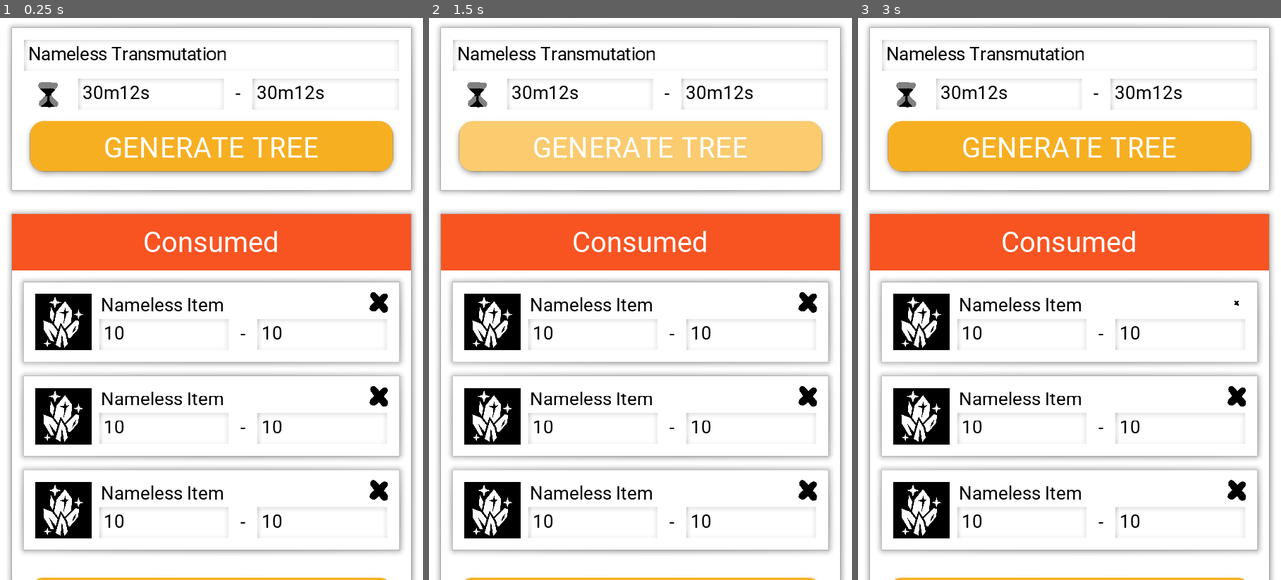
Above: before the commit, frames 1-3 (left to right).
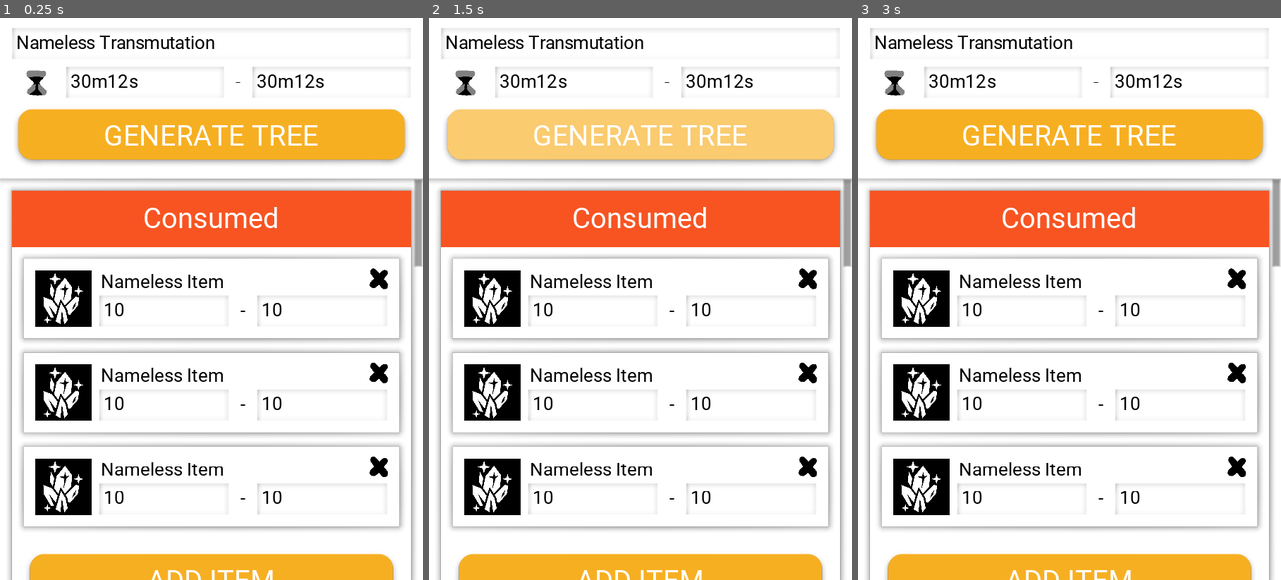
Above: after the commit, the same moments.

Repository: don-tnowe/craftcrafter
Game: Godot game, scene res://layout/screens/edit_transmutation.tscn
Two runs of this game, one before a commit and one after it. Both use one fixed random seed, a clock stepped at 60 frames per second and the inputs below. This scene is started directly instead of the project's main scene.
Inputs (mouse positions are in pixels of both pictures, inside the frame that each line leads up to):
- Up to frame 1 (0.25 s): no input
- Up to frame 2 (1.5 s): click (805, 304) at 0.52 s; click "GENERATE TREE" at 1.25 s
- Up to frame 3 (3 s): click (1056, 299) at 2.02 s; click (1234, 304) at 2.77 s

The runs differ from the first frame. In frame 1, 33% of the frame differs, in the area x 0-100%, y 1-100%; in frame 2, 33%; in frame 3, 33%.

Commit message:
Fix Edit Transmutation for touchscreens

Diff:
--- a/layout/elements/edit_transmutation_entity.tscn
+++ b/layout/elements/edit_transmutation_entity.tscn
@@ -7,35 +7,53 @@
 anchor_right = 1.0
 anchor_bottom = 1.0
 margin_bottom = -880.0
+mouse_filter = 2
 
 [node name="panel" type="Panel" parent="."]
 margin_left = 20.0
 margin_top = 20.0
 margin_right = 700.0
 margin_bottom = 156.0
+mouse_filter = 2
 
 [node name="margin_container" type="MarginContainer" parent="."]
 margin_left = 20.0
 margin_top = 20.0
 margin_right = 700.0
 margin_bottom = 156.0
+mouse_filter = 2
 
 [node name="h_box_container" type="HBoxContainer" parent="margin_container"]
 margin_left = 20.0
 margin_top = 20.0
 margin_right = 660.0
 margin_bottom = 116.0
+mouse_filter = 2
 
 [node name="icon" parent="margin_container/h_box_container" instance=ExtResource( 1 )]
 margin_right = 96.0
 margin_bottom = 96.0
 rect_min_size = Vector2( 96, 96 )
+mouse_filter = 2
 
 [node name="control" type="Control" parent="margin_container/h_box_container"]
 margin_left = 108.0
 margin_right = 640.0
 margin_bottom = 96.0
+mouse_filter = 2
 size_flags_horizontal = 3
+
+[node name="change_button" type="ToolButton" parent="margin_container/h_box_container/control"]
+self_modulate = Color( 0, 0, 0, 0 )
+anchor_left = 1.0
+anchor_right = 1.0
+margin_left = -656.0
+margin_top = -16.0
+margin_right = 16.0
+margin_bottom = 112.0
+mouse_filter = 1
+icon = ExtResource( 2 )
+expand_icon = true
 
 [node name="label" type="Label" parent="margin_container/h_box_container/control"]
 anchor_right = 1.0
@@ -45,7 +63,7 @@
 text = "Nameless Item"
 clip_text = true
 
-[node name="tool_button" type="ToolButton" parent="margin_container/h_box_container/control"]
+[node name="delete_button" type="ToolButton" parent="margin_container/h_box_container/control"]
 self_modulate = Color( 0, 0, 0, 1 )
 anchor_left = 1.0
 anchor_right = 1.0
@@ -53,6 +71,7 @@
 margin_top = -16.0
 margin_right = 16.0
 margin_bottom = 48.0
+mouse_filter = 1
 icon = ExtResource( 2 )
 expand_icon = true
 
@@ -61,6 +80,7 @@
 anchor_right = 1.0
 anchor_bottom = 1.0
 margin_top = -54.0
+mouse_filter = 2
 
 [node name="min" type="LineEdit" parent="margin_container/h_box_container/control/h_box_container"]
 margin_right = 241.0
@@ -77,7 +97,6 @@
 margin_top = 8.0
 margin_right = 278.0
 margin_bottom = 46.0
-mouse_filter = 1
 text = " - "
 
 [node name="max" type="LineEdit" parent="margin_container/h_box_container/control/h_box_container"]
--- a/layout/elements/edit_transmutation_list.tscn
+++ b/layout/elements/edit_transmutation_list.tscn
@@ -7,12 +7,14 @@
 [node name="list" type="MarginContainer"]
 margin_right = 720.0
 margin_bottom = 785.0
+mouse_filter = 2
 
 [node name="panel" type="Panel" parent="."]
 margin_left = 20.0
 margin_top = 20.0
 margin_right = 700.0
 margin_bottom = 765.0
+mouse_filter = 2
 custom_styles/panel = ExtResource( 1 )
 
 [node name="v_box_container" type="VBoxContainer" parent="."]
@@ -20,12 +22,14 @@
 margin_top = 20.0
 margin_right = 700.0
 margin_bottom = 765.0
+mouse_filter = 2
 custom_constants/separation = 0
 
 [node name="color_rect" type="ColorRect" parent="v_box_container"]
 margin_right = 680.0
 margin_bottom = 96.0
 rect_min_size = Vector2( 0, 96 )
+mouse_filter = 2
 color = Color( 0.968627, 0.686275, 0.133333, 1 )
 
 [node name="label" type="Label" parent="v_box_container/color_rect"]
@@ -41,6 +45,7 @@
 margin_top = 96.0
 margin_right = 680.0
 margin_bottom = 592.0
+mouse_filter = 2
 custom_constants/separation = -16
 
 [node name="control" parent="v_box_container/list" instance=ExtResource( 3 )]
@@ -67,10 +72,12 @@
 margin_top = 592.0
 margin_right = 680.0
 margin_bottom = 718.0
+mouse_filter = 2
 
 [node name="button" type="Button" parent="v_box_container/margin_container"]
 margin_left = 20.0
 margin_top = 20.0
 margin_right = 660.0
 margin_bottom = 106.0
+mouse_filter = 1
 text = "ADD ITEM"
--- a/layout/elements/meta_edit.tscn
+++ b/layout/elements/meta_edit.tscn
@@ -6,12 +6,14 @@
 [node name="info" type="MarginContainer"]
 anchor_right = 1.0
 margin_bottom = 876.0
+mouse_filter = 1
 
 [node name="panel" type="Panel" parent="."]
 margin_left = 20.0
 margin_top = 20.0
 margin_right = 700.0
 margin_bottom = 856.0
+mouse_filter = 1
 custom_styles/panel = ExtResource( 1 )
 
 [node name="v_box_container" type="VBoxContainer" parent="."]
@@ -25,11 +27,13 @@
 margin_right = 680.0
 margin_bottom = 96.0
 rect_min_size = Vector2( 0, 96 )
+mouse_filter = 1
 color = Color( 0.0901961, 0.117647, 0.403922, 1 )
 
 [node name="label" type="Label" parent="v_box_container/color_rect"]
 anchor_right = 1.0
 anchor_bottom = 1.0
+mouse_filter = 1
 custom_colors/font_color = Color( 1, 1, 1, 1 )
 custom_fonts/font = ExtResource( 2 )
 text = "Additional Information"
@@ -40,6 +44,7 @@
 margin_top = 96.0
 margin_right = 680.0
 margin_bottom = 378.0
+mouse_filter = 1
 
 [node name="v_box_container" type="VBoxContainer" parent="v_box_container/margin_container"]
 margin_left = 20.0
@@ -50,6 +55,7 @@
 [node name="label" type="Label" parent="v_box_container/margin_container/v_box_container"]
 margin_right = 640.0
 margin_bottom = 38.0
+mouse_filter = 1
 text = "Description"
 
 [node name="text_edit" type="TextEdit" parent="v_box_container/margin_container/v_box_container"]
@@ -57,11 +63,13 @@
 margin_right = 640.0
 margin_bottom = 242.0
 rect_min_size = Vector2( 0, 192 )
+mouse_filter = 1
 
 [node name="margin_container2" type="MarginContainer" parent="v_box_container"]
 margin_top = 378.0
 margin_right = 680.0
 margin_bottom = 660.0
+mouse_filter = 1
 
 [node name="v_box_container" type="VBoxContainer" parent="v_box_container/margin_container2"]
 margin_left = 20.0
@@ -72,6 +80,7 @@
 [node name="label" type="Label" parent="v_box_container/margin_container2/v_box_container"]
 margin_right = 640.0
 margin_bottom = 38.0
+mouse_filter = 1
 text = "Developer Notes"
 
 [node name="text_edit" type="TextEdit" parent="v_box_container/margin_container2/v_box_container"]
@@ -79,11 +88,13 @@
 margin_right = 640.0
 margin_bottom = 242.0
 rect_min_size = Vector2( 0, 192 )
+mouse_filter = 1
 
 [node name="delete" type="MarginContainer" parent="v_box_container"]
 margin_top = 660.0
 margin_right = 680.0
 margin_bottom = 836.0
+mouse_filter = 1
 
 [node name="v_box_container" type="VBoxContainer" parent="v_box_container/delete"]
 margin_left = 20.0
@@ -94,10 +105,12 @@
 [node name="label" type="Label" parent="v_box_container/delete/v_box_container"]
 margin_right = 640.0
 margin_bottom = 38.0
+mouse_filter = 1
 text = "Danger Zone"
 
 [node name="button" type="Button" parent="v_box_container/delete/v_box_container"]
 margin_top = 50.0
 margin_right = 640.0
 margin_bottom = 136.0
+mouse_filter = 1
 text = "DELETE"
--- a/layout/screens/edit_transmutation.tscn
+++ b/layout/screens/edit_transmutation.tscn
@@ -6,116 +6,32 @@
 [ext_resource path="res://layout/elements/meta_edit.tscn" type="PackedScene" id=4]
 [ext_resource path="res://styles/icons/time.tres" type="Texture" id=6]
 
-[node name="screen" type="Control"]
+[node name="screen" type="VBoxContainer"]
 anchor_right = 1.0
 anchor_bottom = 1.0
 theme = ExtResource( 1 )
-
-[node name="v_box_container" type="VBoxContainer" parent="."]
-anchor_right = 1.0
-margin_bottom = 2367.0
 custom_constants/separation = 0
 
-[node name="control" type="Control" parent="v_box_container"]
-margin_right = 720.0
-margin_bottom = 317.0
-rect_min_size = Vector2( 0, 317 )
-
-[node name="consumed" parent="v_box_container" instance=ExtResource( 2 )]
-margin_top = 317.0
-margin_bottom = 1094.0
-
-[node name="panel" parent="v_box_container/consumed" index="0"]
-margin_bottom = 757.0
-
-[node name="v_box_container" parent="v_box_container/consumed" index="1"]
-margin_bottom = 757.0
-
-[node name="color_rect" parent="v_box_container/consumed/v_box_container" index="0"]
-color = Color( 0.968627, 0.329412, 0.133333, 1 )
-
-[node name="margin_container" parent="v_box_container/consumed/v_box_container" index="2"]
-margin_bottom = 737.0
-
-[node name="button" parent="v_box_container/consumed/v_box_container/margin_container" index="0"]
-margin_bottom = 125.0
-
-[node name="produced" parent="v_box_container" instance=ExtResource( 2 )]
-margin_top = 1094.0
-margin_bottom = 1871.0
-
-[node name="panel" parent="v_box_container/produced" index="0"]
-margin_bottom = 757.0
-
-[node name="v_box_container" parent="v_box_container/produced" index="1"]
-margin_bottom = 757.0
-
-[node name="color_rect" parent="v_box_container/produced/v_box_container" index="0"]
-color = Color( 0.945098, 0.843137, 0.176471, 1 )
-
-[node name="label" parent="v_box_container/produced/v_box_container/color_rect" index="0"]
-text = "Produced"
-
-[node name="margin_container" parent="v_box_container/produced/v_box_container" index="2"]
-margin_bottom = 737.0
-
-[node name="button" parent="v_box_container/produced/v_box_container/margin_container" index="0"]
-margin_bottom = 125.0
-
-[node name="catalysts" parent="v_box_container" instance=ExtResource( 2 )]
-margin_top = 1871.0
-margin_bottom = 2648.0
-
-[node name="panel" parent="v_box_container/catalysts" index="0"]
-margin_bottom = 757.0
-
-[node name="v_box_container" parent="v_box_container/catalysts" index="1"]
-margin_bottom = 757.0
-
-[node name="color_rect" parent="v_box_container/catalysts/v_box_container" index="0"]
-color = Color( 0.447059, 0.784314, 0.27451, 1 )
-
-[node name="label" parent="v_box_container/catalysts/v_box_container/color_rect" index="0"]
-text = "Requirements"
-
-[node name="margin_container" parent="v_box_container/catalysts/v_box_container" index="2"]
-margin_bottom = 737.0
-
-[node name="button" parent="v_box_container/catalysts/v_box_container/margin_container" index="0"]
-margin_bottom = 125.0
-
-[node name="meta" parent="v_box_container" instance=ExtResource( 4 )]
-anchor_right = 0.0
-margin_top = 2648.0
-margin_right = 720.0
-margin_bottom = 3543.0
-
-[node name="pinned" type="MarginContainer" parent="."]
-anchor_right = 1.0
-anchor_bottom = 1.0
-margin_bottom = -699.0
-
-[node name="panel" type="Panel" parent="pinned"]
+[node name="pinned" type="Panel" parent="."]
+margin_right = 720.0
+margin_bottom = 277.0
+rect_min_size = Vector2( 0, 277 )
+mouse_filter = 1
+custom_styles/panel = ExtResource( 3 )
+
+[node name="margin_container" type="MarginContainer" parent="pinned"]
+margin_right = 720.0
+margin_bottom = 277.0
+mouse_filter = 1
+
+[node name="v_box_container" type="VBoxContainer" parent="pinned/margin_container"]
 margin_left = 20.0
 margin_top = 20.0
 margin_right = 700.0
-margin_bottom = 297.0
-custom_styles/panel = ExtResource( 3 )
-
-[node name="margin_container" type="MarginContainer" parent="pinned"]
-margin_left = 20.0
-margin_top = 20.0
-margin_right = 700.0
-margin_bottom = 297.0
-
-[node name="v_box_container" type="VBoxContainer" parent="pinned/margin_container"]
-margin_left = 20.0
-margin_top = 20.0
-margin_right = 660.0
 margin_bottom = 257.0
 
 [node name="name" type="LineEdit" parent="pinned/margin_container/v_box_container"]
-margin_right = 640.0
+margin_right = 680.0
 margin_bottom = 54.0
 mouse_filter = 1
 text = "Nameless Transmutation"
@@ -127,7 +43,7 @@
 
 [node name="time_spent" type="HBoxContainer" parent="pinned/margin_container/v_box_container"]
 margin_top = 66.0
-margin_right = 640.0
+margin_right = 680.0
 margin_bottom = 120.0
 __meta__ = {
 "_edit_lock_": true
@@ -158,7 +74,7 @@
 
 [node name="min" type="LineEdit" parent="pinned/margin_container/v_box_container/time_spent"]
 margin_left = 92.0
-margin_right = 341.0
+margin_right = 361.0
 margin_bottom = 54.0
 mouse_filter = 1
 size_flags_horizontal = 3
@@ -171,9 +87,9 @@
 }
 
 [node name="label" type="Label" parent="pinned/margin_container/v_box_container/time_spent"]
-margin_left = 353.0
+margin_left = 373.0
 margin_top = 8.0
-margin_right = 378.0
+margin_right = 398.0
 margin_bottom = 46.0
 mouse_filter = 1
 text = " - "
@@ -182,8 +98,8 @@
 }
 
 [node name="max" type="LineEdit" parent="pinned/margin_container/v_box_container/time_spent"]
-margin_left = 390.0
-margin_right = 640.0
+margin_left = 410.0
+margin_right = 680.0
 margin_bottom = 54.0
 mouse_filter = 1
 size_flags_horizontal = 3
@@ -197,10 +113,97 @@
 
 [node name="button" type="Button" parent="pinned/margin_container/v_box_container"]
 margin_top = 132.0
-margin_right = 640.0
+margin_right = 680.0
 margin_bottom = 237.0
+mouse_filter = 1
 text = "GENERATE TREE"
 
-[editable path="v_box_container/consumed"]
-[editable path="v_box_container/produced"]
-[editable path="v_box_container/catalysts"]
+[node name="scroll_container" type="ScrollContainer" parent="."]
+show_behind_parent = true
+margin_top = 277.0
+margin_right = 720.0
+margin_bottom = 960.0
+size_flags_vertical = 3
+scroll_horizontal_enabled = false
+scroll_deadzone = 32
+
+[node name="v_box_container" type="VBoxContainer" parent="scroll_container"]
+margin_right = 720.0
+margin_bottom = 3226.0
+size_flags_horizontal = 3
+custom_constants/separation = 0
+
+[node name="consumed" parent="scroll_container/v_box_container" instance=ExtResource( 2 )]
+margin_bottom = 777.0
+mouse_filter = 1
+
+[node name="panel" parent="scroll_container/v_box_container/consumed" index="0"]
+margin_bottom = 757.0
+
+[node name="v_box_container" parent="scroll_container/v_box_container/consumed" index="1"]
+margin_bottom = 757.0
+
+[node name="color_rect" parent="scroll_container/v_box_container/consumed/v_box_container" index="0"]
+color = Color( 0.968627, 0.329412, 0.133333, 1 )
+
+[node name="margin_container" parent="scroll_container/v_box_container/consumed/v_box_container" index="2"]
+margin_bottom = 737.0
+
+[node name="button" parent="scroll_container/v_box_container/consumed/v_box_container/margin_container" index="0"]
+margin_bottom = 125.0
+
+[node name="produced" parent="scroll_container/v_box_container" instance=ExtResource( 2 )]
+margin_top = 777.0
+margin_bottom = 1554.0
+mouse_filter = 1
+
+[node name="panel" parent="scroll_container/v_box_container/produced" index="0"]
+margin_bottom = 757.0
+
+[node name="v_box_container" parent="scroll_container/v_box_container/produced" index="1"]
+margin_bottom = 757.0
+
+[node name="color_rect" parent="scroll_container/v_box_container/produced/v_box_container" index="0"]
+color = Color( 0.945098, 0.843137, 0.176471, 1 )
+
+[node name="label" parent="scroll_container/v_box_container/produced/v_box_container/color_rect" index="0"]
+text = "Produced"
+
+[node name="margin_container" parent="scroll_container/v_box_container/produced/v_box_container" index="2"]
+margin_bottom = 737.0
+
+[node name="button" parent="scroll_container/v_box_container/produced/v_box_container/margin_container" index="0"]
+margin_bottom = 125.0
+
+[node name="catalysts" parent="scroll_container/v_box_container" instance=ExtResource( 2 )]
+margin_top = 1554.0
+margin_bottom = 2331.0
+mouse_filter = 1
+
+[node name="panel" parent="scroll_container/v_box_container/catalysts" index="0"]
+margin_bottom = 757.0
+
+[node name="v_box_container" parent="scroll_container/v_box_container/catalysts" index="1"]
+margin_bottom = 757.0
+
+[node name="color_rect" parent="scroll_container/v_box_container/catalysts/v_box_container" index="0"]
+color = Color( 0.447059, 0.784314, 0.27451, 1 )
+
+[node name="label" parent="scroll_container/v_box_container/catalysts/v_box_container/color_rect" index="0"]
+text = "Requirements"
+
+[node name="margin_container" parent="scroll_container/v_box_container/catalysts/v_box_container" index="2"]
+margin_bottom = 737.0
+
+[node name="button" parent="scroll_container/v_box_container/catalysts/v_box_container/margin_container" index="0"]
+margin_bottom = 125.0
+
+[node name="meta" parent="scroll_container/v_box_container" instance=ExtResource( 4 )]
+anchor_right = 0.0
+margin_top = 2331.0
+margin_right = 720.0
+margin_bottom = 3226.0
+
+[editable path="scroll_container/v_box_container/consumed"]
+[editable path="scroll_container/v_box_container/produced"]
+[editable path="scroll_container/v_box_container/catalysts"]
--- a/project.godot
+++ b/project.godot
@@ -32,7 +32,6 @@
 [input_devices]
 
 pointing/emulate_touch_from_mouse=true
-pointing/emulate_mouse_from_touch=false
 
 [node]
 
